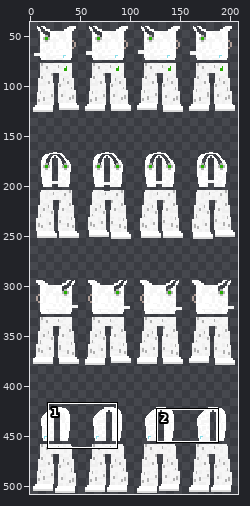
Two states of a sprite sheet, assets/playerCustom/clothing/npc/babii.png. The first picture is a wide view before the edit; the outline marks the close-up.
Close-up. First the earlier version:
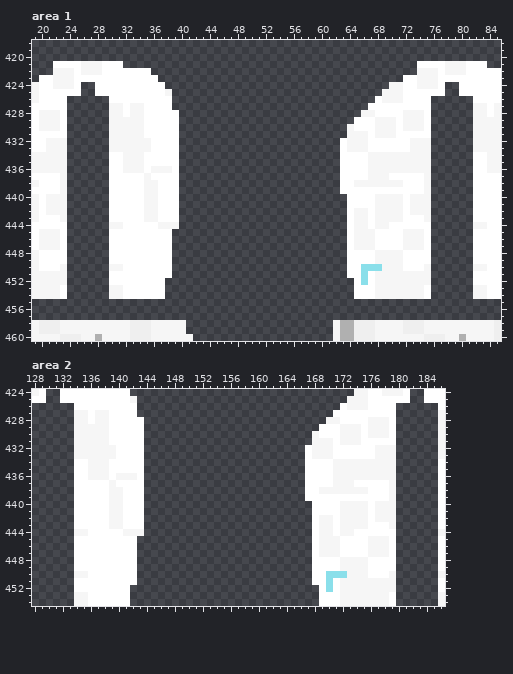
The file is 208x508 pixels. Colours within 5 levels of each other are drawn and written as one. Shown: area 1: x 19..85, y 418..460; area 2: x 128..186, y 424..454. The wide view leaves out empty margins.
The same view after the edit:
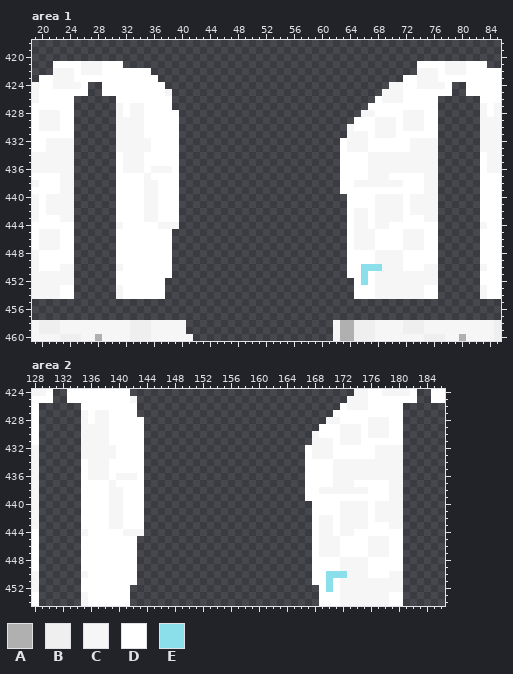
Palette (. is transparent): A #b0b0b0  B #efefef  C #f6f6f6  D #ffffff  E #8adfea
The edit:
Changed rows in their new state; - is an unchanged pixel.
Area 1:
first column x 24:
424 -CD-.------------------------------------------------CD-.--
425 --D-.-------------------------------------------------D-.--
426 D-----.---------------------------------------------D-----.
427 D-----.---------------------------------------------D-----.
428 D-----.---------------------------------------------D-----.
429 D-----.---------------------------------------------D-----.
430 D-----.---------------------------------------------D-----.
431 D-----.---------------------------------------------D-----.
432 C-----.---------------------------------------------C-----.
433 C-----.---------------------------------------------C-----.
434 C-----.---------------------------------------------C-----.
435 C-----.---------------------------------------------C-----.
436 C-----.---------------------------------------------C-----.
437 C-----.---------------------------------------------C-----.
438 C-----.---------------------------------------------C-----.
439 C-----.---------------------------------------------C-----.
440 C-----.---------------------------------------------C-----.
441 C-----.---------------------------------------------C-----.
442 C-----.---------------------------------------------C-----.
443 C-----.---------------------------------------------C-----.
444 D-----.---------------------------------------------D-----.
445 D-----.---------------------------------------------D-----.
446 D-----.---------------------------------------------D-----.
447 D-----.---------------------------------------------D-----.
448 D-----.---------------------------------------------D-----.
449 D-----.---------------------------------------------D-----.
450 C-----.---------------------------------------------C-----.
451 C-----.---------------------------------------------C-----.
452 C-----.---------------------------------------------C-----.
453 D-----.---------------------------------------------D-----.
454 D-----.---------------------------------------------D-----.
Area 2:
first column x 128:
424 -CD-.------------------------------------------------CD-.--
425 --D-.-------------------------------------------------D-.--
426 D-----.---------------------------------------------D-----.
427 D-----.---------------------------------------------D-----.
428 D-----.---------------------------------------------D-----.
429 D-----.---------------------------------------------D-----.
430 D-----.---------------------------------------------D-----.
431 D-----.---------------------------------------------D-----.
432 C-----.---------------------------------------------C-----.
433 C-----.---------------------------------------------C-----.
434 C-----.---------------------------------------------C-----.
435 C-----.---------------------------------------------C-----.
436 C-----.---------------------------------------------C-----.
437 C-----.---------------------------------------------C-----.
438 C-----.---------------------------------------------C-----.
439 C-----.---------------------------------------------C-----.
440 C-----.---------------------------------------------C-----.
441 C-----.---------------------------------------------C-----.
442 C-----.---------------------------------------------C-----.
443 C-----.---------------------------------------------C-----.
444 D-----.---------------------------------------------D-----.
445 D-----.---------------------------------------------D-----.
446 D-----.---------------------------------------------D-----.
447 D-----.---------------------------------------------D-----.
448 D-----.---------------------------------------------D-----.
449 D-----.---------------------------------------------D-----.
450 C-----.---------------------------------------------C-----.
451 C-----.---------------------------------------------C-----.
452 C-----.---------------------------------------------C-----.
453 D-----.---------------------------------------------D-----.
454 D-----.---------------------------------------------D-----.
